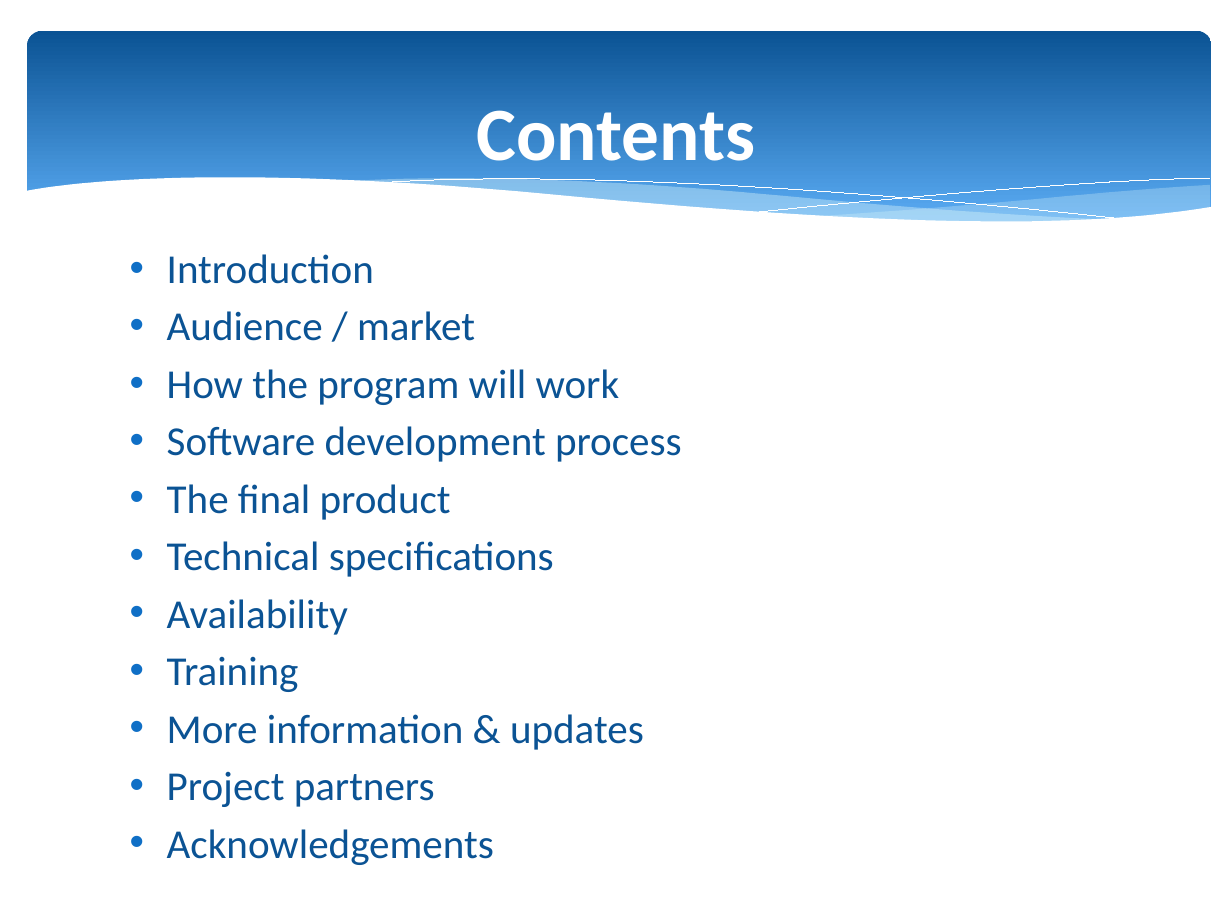
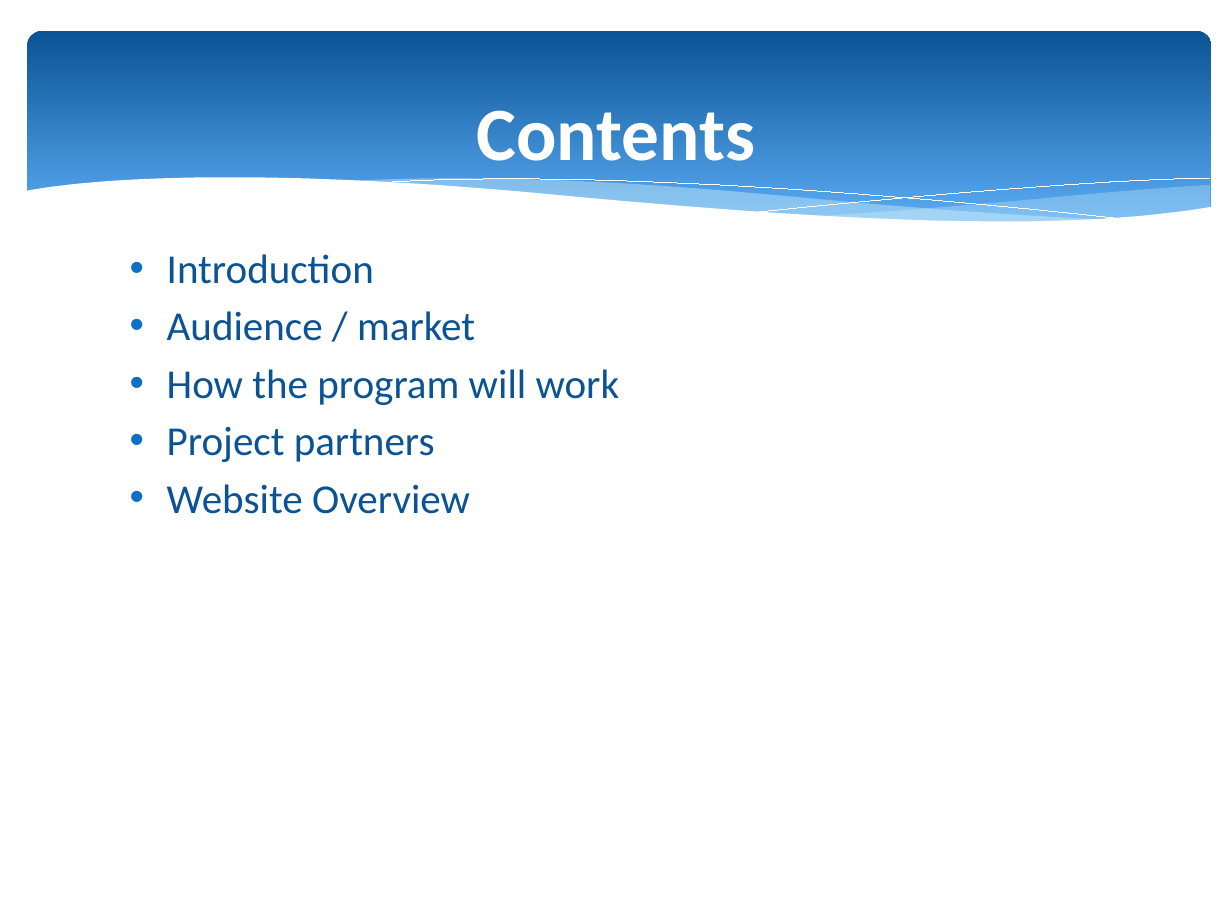
Before and after one commit to KaziShalauddin/Vehicle-Requisition-App, a slide deck: slide 2 of v1_Software project presentation.pptx. Drawn at 1232x924 pixels with LibreOffice and Linux fonts; fonts in the diff are those of the drawing; background and template pictures are left out. Boxes give left, top, right and bottom in pixels: in the first picture for what was removed or moved away, otherwise in the second. Text is boxed around its words. In the diff, an @@ line names an element or a change of style, - is before the commit and + after.

```diff
--- a/v1_Software project presentation.pptx
+++ b/v1_Software project presentation.pptx
@@ text at [167, 426, 682, 750]: paragraphs removed @@
-• Software development process
-• The final product
-• Technical specifications
-• Availability
-• Training
-• More information & updates
@@ text at [167, 484, 470, 514]: text changed @@
-• Acknowledgements
+• Website Overview
```
Also in this commit, not shown: 9 other slides changed, 3 slides added, 17 slides removed.
